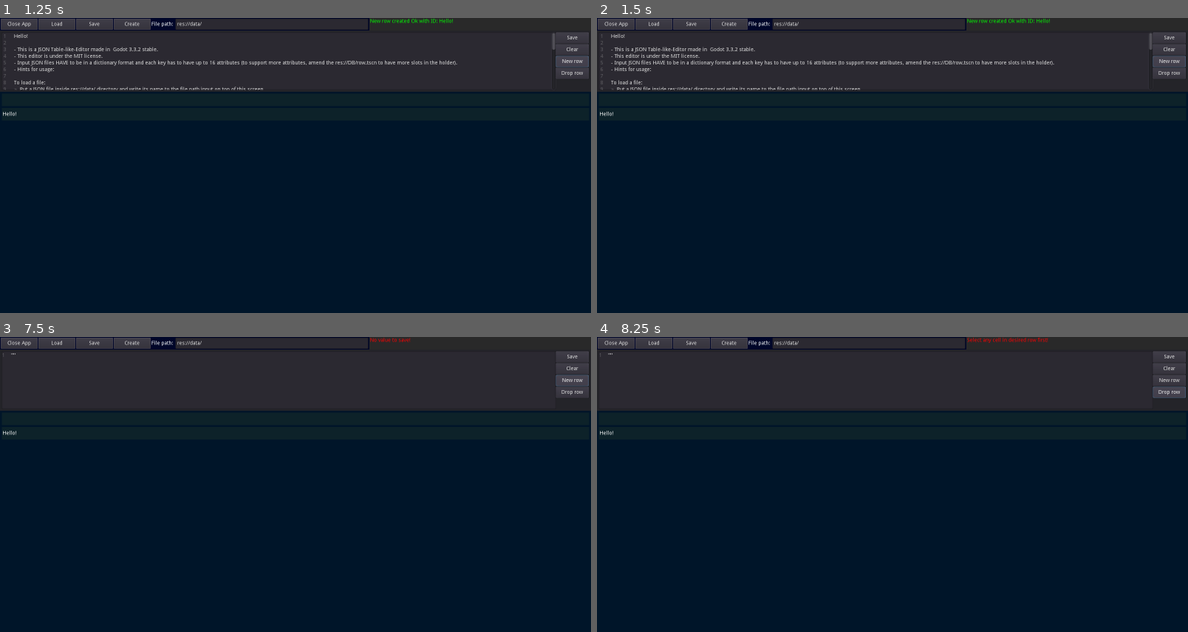
Above: before the commit, frames 1-4 (two rows, left to right).
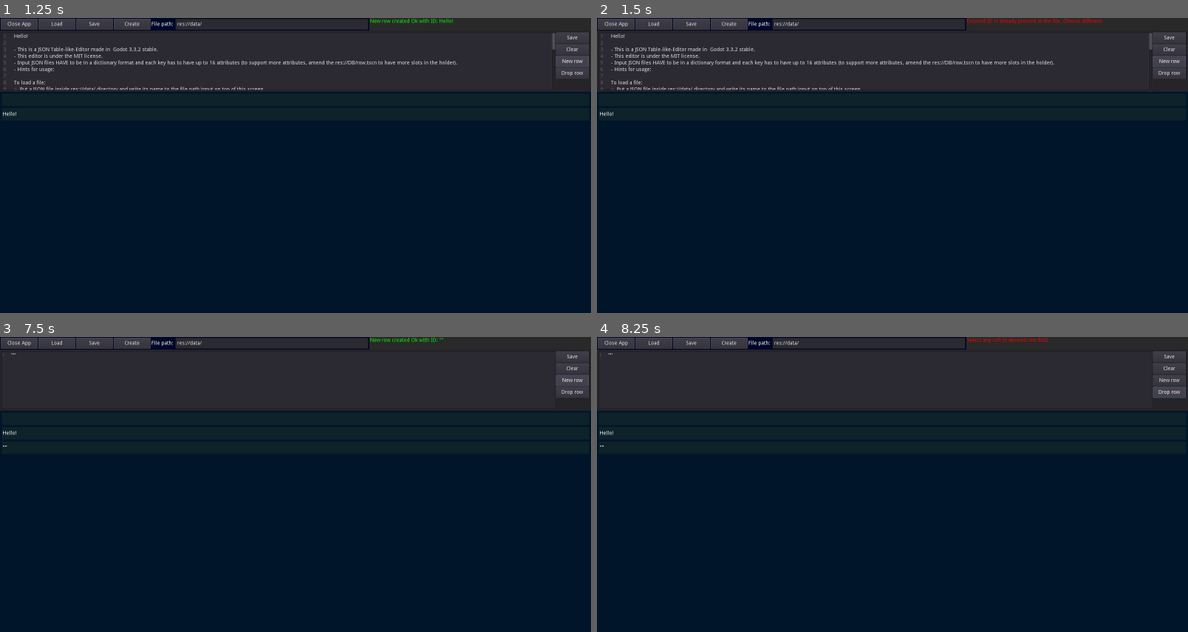
Above: after the commit, the same moments.

Repository: IranosMorloy/json-table-editor
Game: Godot game, scene res://DB/DB.tscn
Same seed, same stepped clock (60 frames per second), same inputs: the game is played once before the commit and once after it.
Inputs:
- Up to frame 1 (1.25 s): click "New row" at 0.5 s
- Up to frame 2 (1.5 s): click "New row" at 1.25 s
- Up to frame 3 (7.5 s): click "Clear" at 2 s; click "Drop row" at 2.75 s; click "Create" at 3.5 s; click "Clear" at 4.25 s; click "Drop row" at 5 s; click "Create" at 5.75 s; click "Clear" at 6.5 s; click "New row" at 7.25 s
- Up to frame 4 (8.25 s): click "Drop row" at 8 s

Frame 1 is identical in both runs. In frame 2, 0.2% of the frame differs, in the area x 62-86%, y 0-2%; in frame 3, 0.1%; in frame 4, less than 0.1%.
Error before the commit: Invalid operands 'Dictionary' and 'int' in operator '=='. (res://DB/menu.gd:49)

Commit message:
First Update
Bug fixes:
- adding 2nd ID into the table caused an error due to wrong variable being used.

New features:
- automatic table scroll reset upon loading new file to the table;
- selecting a cell to edit now prints OK error in top right corner to show the user which ID and column he's about to edit.

Diff:
--- a/DB/menu.gd
+++ b/DB/menu.gd
@@ -59,7 +59,7 @@
 		else:
 			show_err("Non-defined type of a column - cannot create new row")
 			return
-	header.row_data[new_id] = new_row_data
+	header.file_data[new_id] = new_row_data
 	var row = row_scene.instance()
 	row.main_key = String(new_id)
 	row.row_data = new_row_data
@@ -113,6 +113,10 @@
 	err_label.hide()
 	change_edit.clear_undo_history()
 	change_edit.text = data.replace("\\", "")
+	change_edit.grab_focus()
+	show_ok_err(
+		"Now editing row ID: " + row + ", column: " + header.columns[cell]
+	)
 	edit_cell = cell
 	edit_row = row
 
@@ -164,12 +168,18 @@
 
 	# get rid of any old data
 	for child in tablespace.get_children():
-		if child.name == "header":
+		if child.name == "header": # ensure the header stays in the table
 			continue
 		# to avoid having new children with the same name as the old ones:
 		child.name = child.name + "_exit"
 		child.queue_free()
 
+	# reset scrolls, to see everything from the beginning
+	var scroll = tablespace.get_parent()
+	scroll.scroll_horizontal = 0
+	scroll.scroll_vertical = 0
+
+	# now set the header with column names and populate data holders
 	header.main_key = "ID:"
 	header.columns = ordered_columns
 	header.row_data = columns
